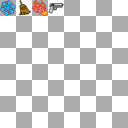
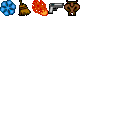
The second w=128, h=128 image is a revision of the first. Changes to its layers:
added layer "minotaur.png" above "pistol-gun.png" over box(64, 0, 128, 64)
hid "Background" over box(0, 0, 128, 128)
